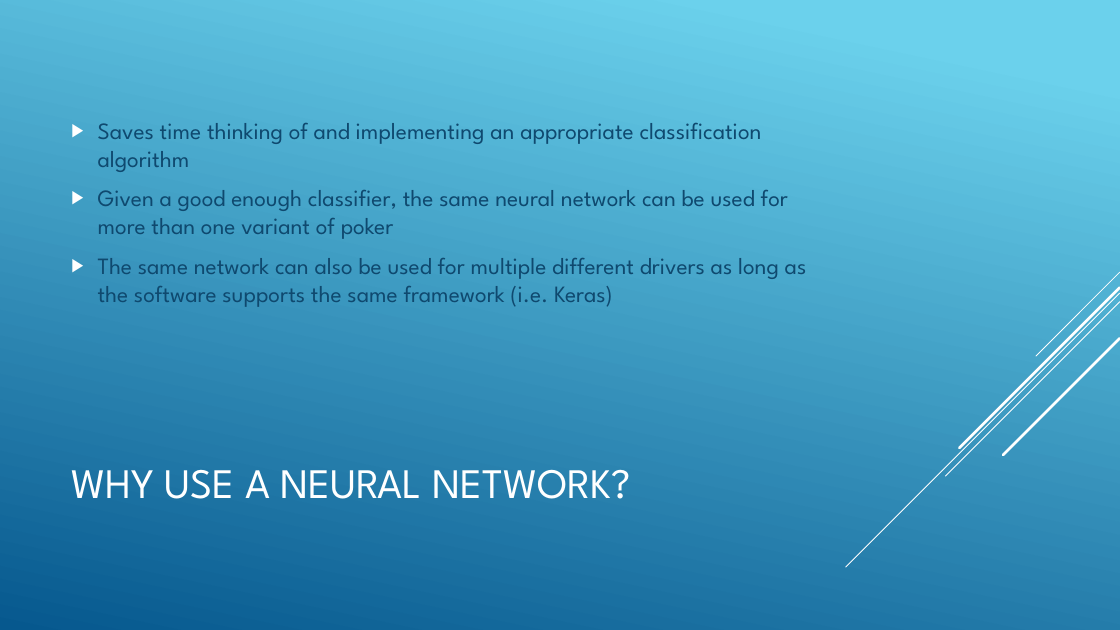
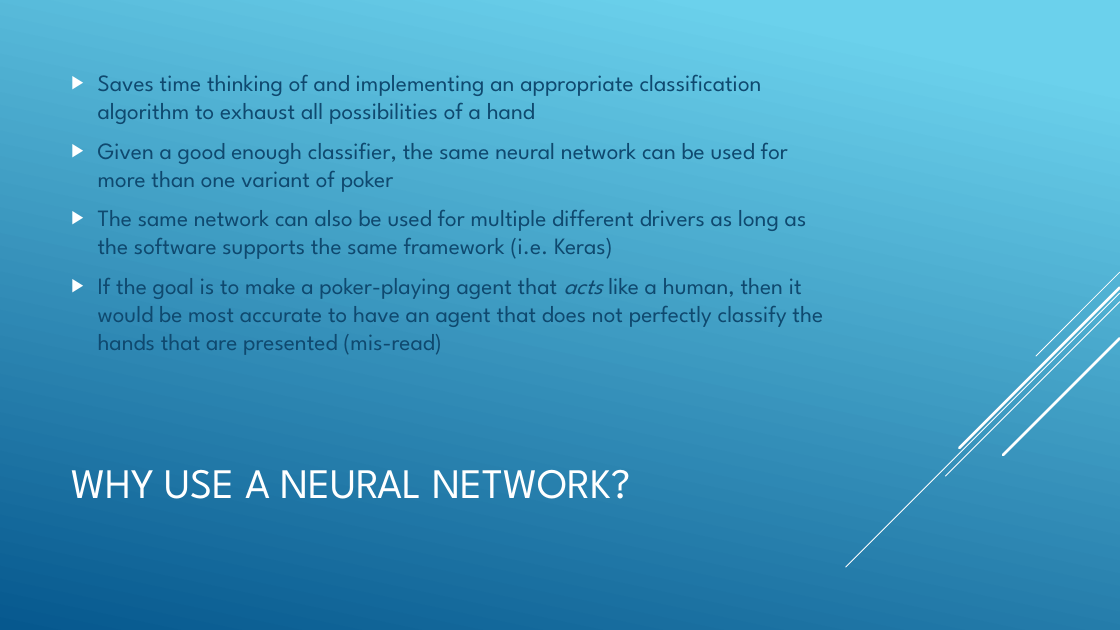
Before and after one commit to CSCI4850/S18-team4-project, a slide deck: slide 7 of PresentationSlides.pptx (slide 6 before the commit). Drawn at 1120x630 pixels with LibreOffice and Linux fonts; fonts in the diff are those of the drawing. Boxes give left, top, right and bottom in pixels: in the first picture for what was removed or moved away, otherwise in the second. Text is boxed around its words. In the diff, an @@ line names an element or a change of style, - is before the commit and + after.

```diff
--- a/PresentationSlides.pptx
+++ b/PresentationSlides.pptx
@@ text at box(98, 75, 762, 124): text changed @@
-▶ Saves time thinking of and implementing an appropriate classification algorithm
+▶ Saves time thinking of and implementing an appropriate classification algorithm to exhaust all possibilities of a hand
@@ text at box(98, 278, 823, 355): paragraph added @@
+▶ If the goal is to make a poker-playing agent that acts like a human, then it would be most accurate to have an agent that does not perfectly classify the hands that are presented (mis-read)
```
Also in this commit, not shown: 3 other slides changed, 5 slides added, 1 slide removed.
